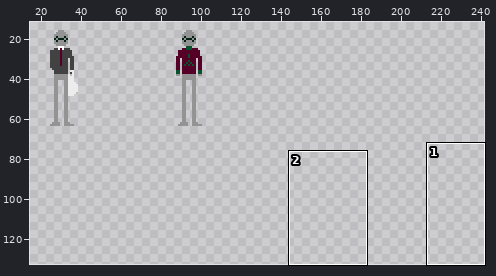
Sprite sheet, stored at assets/graphics/michael.png. The picture above shows the old version from afar; the outline marks the close-up.
Close-up. As it was:
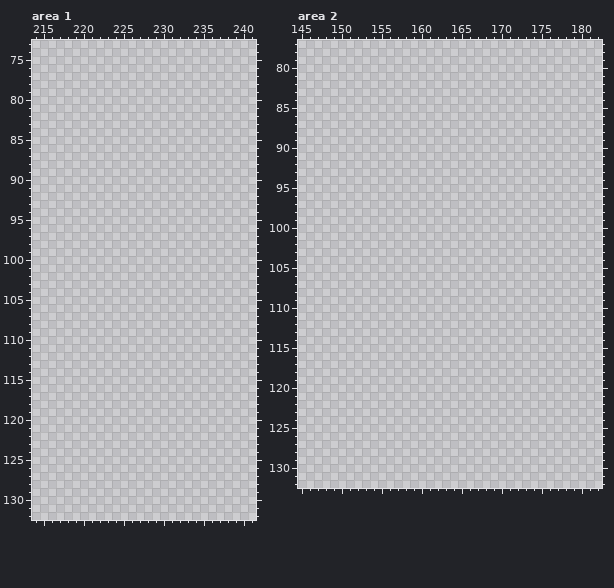
The file is 256x256 pixels. Shown: area 1: x 214..241, y 73..132; area 2: x 145..182, y 77..132. The wide view leaves out empty margins. The commit also changed other parts of the picture, which this record leaves out.
Now the later version:
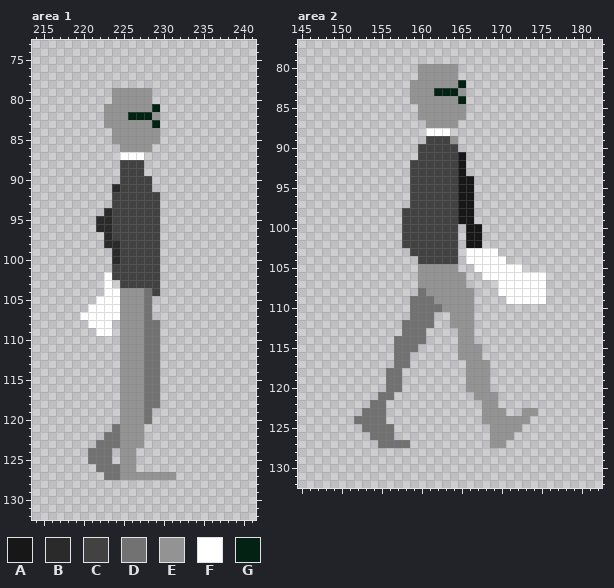
Palette (. is transparent): A #171717  B #2a2a2a  C #424242  D #727272  E #939393  F #ffffff  G #032213
Change:
Area 1:
y 79..80: x 224..228 ..... -> EEEEE
y 81: x 223..229 ....... -> EEEEEEG
y 82: x 223..229 ....... -> EEEGGGE
y 83: x 223..229 ....... -> EEEEEEG
y 84..85: x 224..229 ...... -> EEEEEE
y 86: x 225..228 .... -> EEEE
y 87: x 225..227 ... -> FFF
y 88..89: x 225..227 ... -> CCC
y 90: x 225..228 .... -> CCCC
y 91: x 224..228 ..... -> BCCCC
y 92..93: x 224..229 ...... -> CCCCCC
y 94: x 223..229 ....... -> BCCCCCC
y 95..96: x 222..229 ........ -> BBCCCCCC
y 97: x 223..229 ....... -> BCCCCCC
y 98: x 223..229 ....... -> BBCCCCC
y 99..100: x 224..229 ...... -> BCCCCC
y 101: x 224..229 ...... -> CCCCCC
y 102: x 223..229 ....... -> FCCCCCC
y 103: x 223 . -> F; x 225..229 ..... -> CCCCC
y 104: x 223..229 ....... -> FFEEEDC
y 105: x 222..228 ....... -> FFFEEED
y 106: x 221..228 ........ -> FFFFEEED
y 107: x 220..228 ......... -> FFFFFEEED
y 108: x 221..223 ... -> FFF; x 225..229 ..... -> EEEDD
y 109: x 222..223 .. -> FF; x 225..229 ..... -> EEEDD
y 110..118: x 225..229 ..... -> EEEDD
y 119..120: x 225..228 .... -> EEED
y 121: x 224..227 .... -> DEEE
y 122: x 223..227 ..... -> DDEEE
y 123: x 222..227 ...... -> DDDEEE
y 124..125: x 221..223 ... -> DDD; x 225..226 .. -> EE
y 126: x 222..226 ..... -> DDDEE
y 127: x 223..231 ......... -> DDEEEEEEE
Area 2:
y 80..81: x 160..164 ..... -> EEEEE
y 82: x 159..165 ....... -> EEEEEEG
y 83: x 159..165 ....... -> EEEGGGE
y 84: x 159..165 ....... -> EEEEEEG
y 85..86: x 160..165 ...... -> EEEEEE
y 87: x 161..164 .... -> EEEE
y 88: x 161..163 ... -> FFF
y 89: x 161..164 .... -> CCCE
y 90: x 160..164 ..... -> CCCCC
y 91: x 160..165 ...... -> CCCCCA
y 92..93: x 159..165 ....... -> CCCCCCA
y 94..97: x 159..166 ........ -> CCCCCCAA
y 98..99: x 158..166 ......... -> CCCCCCCAA
y 100..102: x 158..164 ....... -> CCCCCCC; x 166..167 .. -> AA
y 103: x 159..164 ...... -> CCCCCC; x 166..169 .... -> FFFF
y 104: x 160..164 ..... -> CCCCC; x 166..170 ..... -> FFFFF
y 105: x 160..164 ..... -> EEEEE; x 167..172 ...... -> FFFFFF
y 106: x 160..165 ...... -> EEEEEE; x 168..175 ........ -> FFFFFFFF
y 107: x 160..165 ...... -> EEEEEE; x 170..175 ...... -> FFFFFF
y 108: x 160..166 ....... -> DEEEEEE; x 170..175 ...... -> FFFFFF
y 109: x 159..166 ........ -> DDDEEEEE; x 171..175 ..... -> FFFFF
y 110: x 159..166 ........ -> DDDDEEEE
y 111: x 159..161 ... -> DDD; x 164..166 ... -> EEE
y 112: x 158..161 .... -> DDDD; x 164..166 ... -> EEE
y 113: x 158..160 ... -> DDD; x 165..166 .. -> EE
y 114: x 157..160 .... -> DDDD; x 165..166 .. -> EE
y 115: x 157..159 ... -> DDD; x 165..167 ... -> EEE
y 116: x 157..158 .. -> DD; x 165..167 ... -> EEE
y 117: x 157..158 .. -> DD; x 166..168 ... -> EEE
y 118..120: x 156..157 .. -> DD; x 166..168 ... -> EEE
y 121: x 155..156 .. -> DD; x 167..169 ... -> EEE
y 122: x 154..155 .. -> DD; x 168..169 .. -> EE
y 123: x 153..155 ... -> DDD; x 168..170 ... -> EEE; x 173..174 .. -> EE
y 124: x 152..155 .... -> DDDD; x 168..173 ...... -> EEEEEE
y 125: x 153..156 .... -> DDDD; x 169..172 .... -> EEEE
y 126: x 154..156 ... -> DDD; x 169..171 ... -> EEE
y 127: x 155..158 .... -> DDDD; x 169..170 .. -> EE
